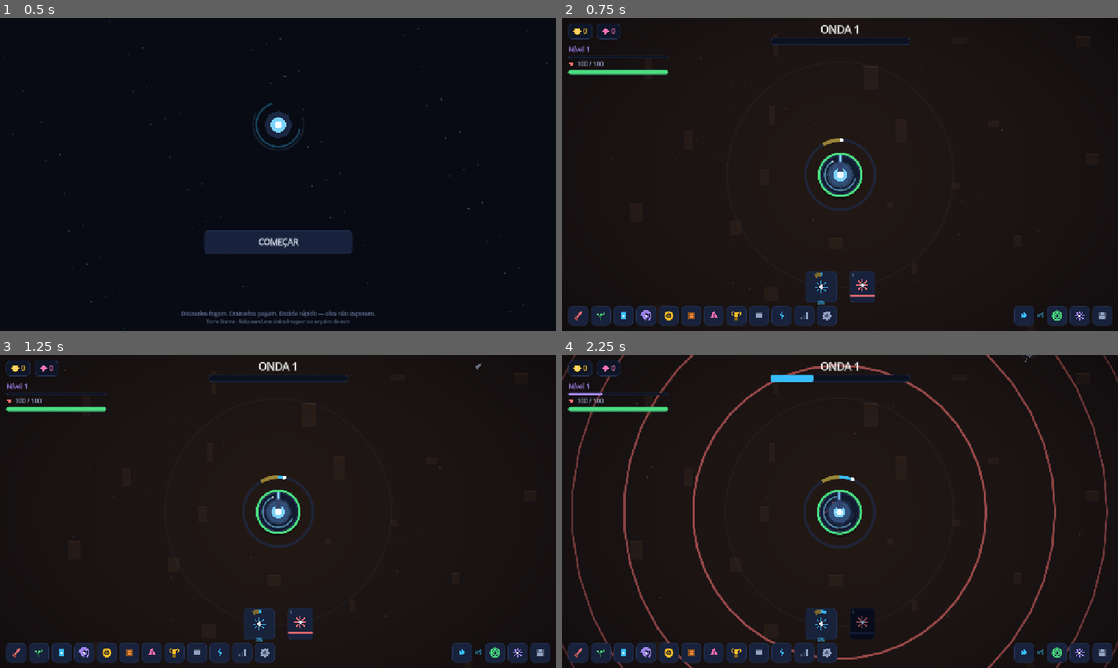
Above: before the commit, frames 1-4 (two rows, left to right).
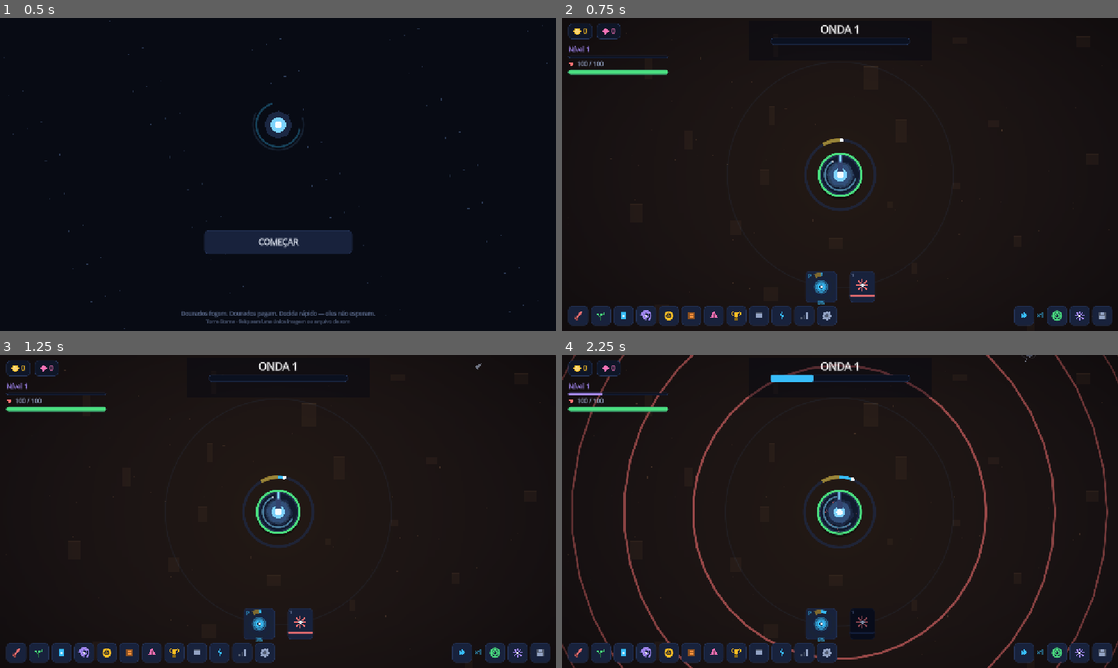
Above: after the commit, the same moments.

Repository: joabcostamd/joabcostamd
Game: Godot game, scene res://scenes/main.tscn
The game is run twice, just before and just after one commit, with the same random seed, the same clock (stepped at 60 frames per second) and the same inputs.
Inputs (mouse positions are in pixels of both pictures, inside the frame that each line leads up to):
- Up to frame 1 (0.5 s): no input
- Up to frame 2 (0.75 s): click "COMEÇAR" at 0.5 s
- Up to frame 3 (1.25 s): no input
- Up to frame 4 (2.25 s): click (823, 624) at 1.25 s; click "1" at 2 s

Frame 1 is identical in both runs. In frame 2, less than 0.1% of the frame differs, in the area x 44-48%, y 81-88%; in frame 3, less than 0.1%; in frame 4, 0.3%, in the area x 33-67%, y 2-88%.
Error in both runs: Invalid access to property or key 'auto_antes' on a base object of type 'Dictionary'. (res://scripts/sim/mecanicas.gd:360)

Commit message:
ux: a torre cair era silenciosa, a Purga tinha o icone da Nova, e o chefe se escondia atras dos proprios efeitos
1. A torre cair nao gerava uma palavra (scripts/sim/tower.gd)
   O evento mais importante do jogo: tela treme, som toca, e o jogador nao sabe
   que perdeu uma onda nem quanto tempo vai ficar sem atirar. Agora o aviso diz
   os dois numeros.

2. A Purga desenhava o mesmo icone da habilidade Nova (scripts/ui/icone.gd)
   As duas ficam LADO A LADO na barra do rodape, com a mesma estrela de raios. A
   Purga ganhou desenho proprio (aneis expandindo, que e o que ela faz) e a
   tecla "P" no canto — era a unica acao do rodape sem atalho visivel, apesar de
   ser a unica que o jogo pede de verdade.

3. O nome do chefe sumia atras dos efeitos (scripts/ui/hud.gd)
   Numa onda de chefe os aneis de morte passam por cima do bloco do topo e o
   jogador perde justo o que precisa ler: numero da onda, nome do chefe e a
   barra de vida dele. Um veu escuro atras resolve sem tirar nada do juice.

4. O tooltip do botao de fechar dos 12 paineis estava em portugues fixo.

Co-Authored-By: Claude Opus 5 <noreply@anthropic.com>
Claude-Session: https://claude.ai/code/session_01KjywRohvpoYfEskZwwMkww

Diff:
--- a/torre-eterna/data/i18n/botao_purga.json
+++ b/torre-eterna/data/i18n/botao_purga.json
@@ -14,5 +14,9 @@
   "pur_estourar": {
     "pt": "Deixar estourar desperdiça a carga e trava a torre.",
     "en": "Letting it burst wastes the charge and jams the tower."
+  },
+  "pur_tecla": {
+    "pt": "P",
+    "en": "P"
   }
 }
--- a/torre-eterna/data/i18n/main.json
+++ b/torre-eterna/data/i18n/main.json
@@ -74,5 +74,9 @@
   "sim_conquista": {
     "pt": "Conquista: {n}{r}",
     "en": "Achievement: {n}{r}"
+  },
+  "sim_torre_caiu": {
+    "pt": "A torre caiu. Volta em {s}s, {n} onda atrás.",
+    "en": "The tower fell. Back in {s}s, {n} wave behind."
   }
 }
--- a/torre-eterna/scripts/sim/tower.gd
+++ b/torre-eterna/scripts/sim/tower.gd
@@ -357,4 +357,11 @@
 		torre["tempo_morta"] = Bal.RESPAWN
 		s["stats"]["mortes"] = int(s["stats"]["mortes"]) + 1
 		Bus.torre_caiu.emit()
+		# A torre cair era o evento mais importante do jogo e não gerava uma
+		# única palavra: tela treme, som toca, e o jogador fica sem saber que
+		# perdeu uma onda nem quanto tempo vai ficar sem atirar.
+		Bus.toast(Txt.f("sim_torre_caiu", {
+			"n": Bal.PENALIDADE_MORTE,
+			"s": int(ceil(Bal.RESPAWN)),
+		}), "ruim", "coracao")
 	return dano
--- a/torre-eterna/scripts/ui/botao_purga.gd
+++ b/torre-eterna/scripts/ui/botao_purga.gd
@@ -50,7 +50,14 @@
 	if na_janela:
 		escala = 1.0 + sin(t * 12.0) * 0.10
 		draw_circle(c, r * 1.35, Color(UI.OURO.r, UI.OURO.g, UI.OURO.b, 0.16 + sin(t * 12.0) * 0.08))
-	Icone.desenhar(self, "nova", c, r * 1.05 * escala, cor, cor.darkened(0.4))
+	Icone.desenhar(self, "purga", c, r * 1.05 * escala, cor, cor.darkened(0.4))
+
+	# A tecla, no mesmo canto em que as habilidades mostram 1–0. A Purga era a
+	# única ação do rodapé sem atalho visível, apesar de ser a única que o jogo
+	# pede de verdade.
+	var fonte_t := ThemeDB.fallback_font
+	draw_string(fonte_t, Vector2(6.0, 15.0), Txt.t("pur_tecla"),
+		HORIZONTAL_ALIGNMENT_LEFT, -1, 11, Color(cor.r, cor.g, cor.b, 0.85))
 
 	var pct := "%d%%" % int(carga * 100.0)
 	var fonte := ThemeDB.fallback_font
--- a/torre-eterna/scripts/ui/hud.gd
+++ b/torre-eterna/scripts/ui/hud.gd
@@ -101,6 +101,20 @@
 	centro.offset_bottom = 90
 	centro.alignment = BoxContainer.ALIGNMENT_CENTER
 	centro.mouse_filter = Control.MOUSE_FILTER_IGNORE
+	# Véu por trás do bloco da onda. Numa onda de chefe cheia de efeitos, os
+	# anéis de morte passam por cima e o jogador perde justamente o que precisa
+	# ler: o número da onda, o nome do chefe e a barra de vida dele. Escurecer o
+	# fundo resolve sem tirar nada do juice.
+	var veu := ColorRect.new()
+	veu.color = Color(0.02, 0.03, 0.07, 0.45)
+	veu.mouse_filter = Control.MOUSE_FILTER_IGNORE
+	veu.anchor_left = 0.5
+	veu.anchor_right = 0.5
+	veu.offset_left = -210
+	veu.offset_right = 210
+	veu.offset_top = 4
+	veu.offset_bottom = 96
+	add_child(veu)
 	add_child(centro)
 	lbl_onda = UI.titulo(Txt.t("onda") + " 1", 24)
 	lbl_onda.horizontal_alignment = HORIZONTAL_ALIGNMENT_CENTER
--- a/torre-eterna/scripts/ui/icone.gd
+++ b/torre-eterna/scripts/ui/icone.gd
@@ -140,6 +140,16 @@
 				var a5 := float(i) / 8.0 * TAU
 				ci.draw_line(c + Vector2(cos(a5), sin(a5)) * r * 0.4, c + Vector2(cos(a5), sin(a5)) * r, cor, 2.5)
 			ci.draw_circle(c, r * 0.3, Color(1, 1, 1, 0.9))
+		# A Purga fica LADO A LADO com a habilidade Nova na barra do rodapé, e as
+		# duas desenhavam o mesmo ícone: onda expandindo (anéis que crescem para
+		# fora), não estrela de raios.
+		"purga":
+			for i in 3:
+				var rr := r * (0.42 + 0.28 * float(i))
+				var esp := 3.0 - float(i) * 0.7
+				var alfa := 1.0 - float(i) * 0.26
+				ci.draw_arc(c, rr, 0.0, TAU, 30, Color(cor.r, cor.g, cor.b, cor.a * alfa), esp, true)
+			ci.draw_circle(c, r * 0.22, Color(1, 1, 1, 0.92))
 		"ampulheta":
 			_poly(ci, [c + Vector2(-r * 0.55, -r * 0.75), c + Vector2(r * 0.55, -r * 0.75), c + Vector2(0, 0)], cor)
 			_poly(ci, [c + Vector2(-r * 0.55, r * 0.75), c + Vector2(r * 0.55, r * 0.75), c + Vector2(0, 0)], cor)
--- a/torre-eterna/scripts/ui/panel_base.gd
+++ b/torre-eterna/scripts/ui/panel_base.gd
@@ -99,7 +99,7 @@
 	var fechar := Button.new()
 	fechar.custom_minimum_size = Vector2(36, 32)
 	fechar.focus_mode = Control.FOCUS_NONE
-	fechar.tooltip_text = "Fechar (Esc)"
+	fechar.tooltip_text = Txt.t("fechar") + " (Esc)"
 	fechar.pressed.connect(fechar_painel)
 	var icf := Control.new()
 	icf.set_script(load("res://scripts/ui/icone_control.gd"))
